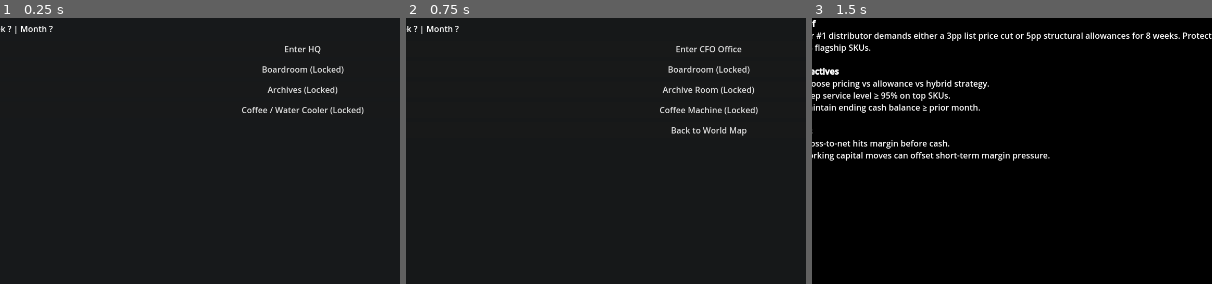
Above: before the commit, frames 1-3 (left to right).
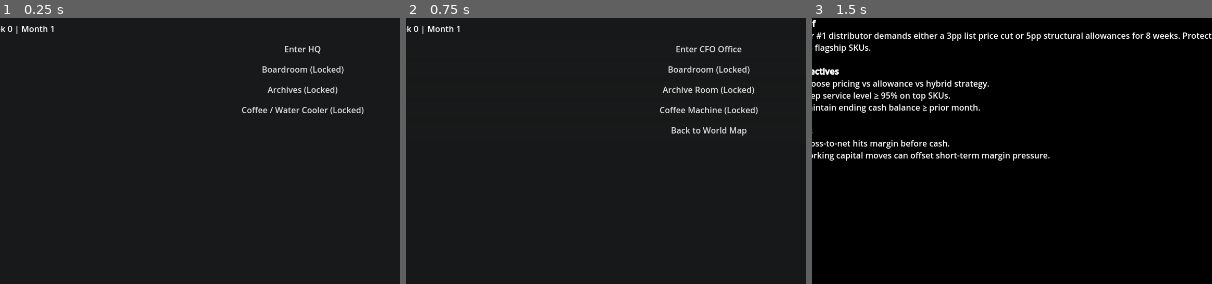
Above: after the commit, the same moments.

Repository: dopplercockpit/redline-simulator
Game: Godot game, scene res://scenes/WorldMap.tscn
Two runs of this game, one before a commit and one after it. Both use one fixed random seed, a clock stepped at 60 frames per second and the inputs below.
Inputs:
- Up to frame 1 (0.25 s): no input
- Up to frame 2 (0.75 s): click "Enter HQ" at 0.5 s
- Up to frame 3 (1.5 s): click "Enter CFO Office" at 1.25 s
The pictures show only the part of the screen within x 12-62%, y 14-64%; the shares and areas given below are measured in that part.

The runs differ from the first frame. In frame 1, 0.2% of the frame differs, in the area x 2-14%, y 3-7%; in frame 2, 0.2%; in frame 3, nothing differs.

Commit message:
Patch 3A-2

Diff:
--- a/engine/GameManager.gd
+++ b/engine/GameManager.gd
@@ -63,9 +63,18 @@
 	return {}
 
 func get_loop_snapshot() -> Dictionary:
+	var snap: Dictionary = {}
 	if _resolver:
-		return _resolver.call("get_loop_snapshot") as Dictionary
-	return {}
+		snap = _resolver.call("get_loop_snapshot") as Dictionary
+	else:
+		var loop_system := get_node_or_null("/root/LoopSystem")
+		if loop_system and loop_system.has_method("get_snapshot"):
+			snap = loop_system.call("get_snapshot") as Dictionary
+	if snap.has("week_number") and not snap.has("week"):
+		snap["week"] = snap.get("week_number")
+	if snap.has("month_number") and not snap.has("month"):
+		snap["month"] = snap.get("month_number")
+	return snap
 
 func _read_json(p: String) -> Dictionary:
 	var txt: String = FileAccess.get_file_as_string(p)
--- a/scenes/hallway.gd
+++ b/scenes/hallway.gd
@@ -10,8 +10,14 @@
 @onready var coffee_button: Button = $CanvasLayer/UIRoot/PanelContainer/VBox/Buttons/Coffee
 @onready var back_button: Button = $CanvasLayer/UIRoot/PanelContainer/VBox/Buttons/Back
 
+var _loop_system: Node = null
+
 func _ready() -> void:
+	_loop_system = get_node_or_null("/root/LoopSystem")
 	_update_status()
+	if _loop_system and _loop_system.has_signal("loop_updated"):
+		if not _loop_system.loop_updated.is_connected(_on_loop_updated):
+			_loop_system.loop_updated.connect(_on_loop_updated)
 	enter_cfo_button.pressed.connect(func() -> void: _goto("res://scenes/CFOOffice.tscn"))
 	back_button.pressed.connect(func() -> void: _goto("res://scenes/WorldMap.tscn"))
 	boardroom_button.pressed.connect(_show_locked)
@@ -19,6 +25,10 @@
 	coffee_button.pressed.connect(_show_locked)
 
 func _get_loop_snapshot() -> Dictionary:
+	if _loop_system and _loop_system.has_method("get_snapshot"):
+		var snap: Variant = _loop_system.call("get_snapshot")
+		if typeof(snap) == TYPE_DICTIONARY:
+			return snap
 	var gm := get_node_or_null("/root/GameManager")
 	if gm and gm.has_method("get_loop_snapshot"):
 		var snap: Variant = gm.call("get_loop_snapshot")
@@ -30,12 +40,19 @@
 	var snap := _get_loop_snapshot()
 	var week_text := "?"
 	var month_text := "?"
-	if snap.has("week"):
+	if snap.has("week_number"):
+		week_text = str(snap.get("week_number"))
+	elif snap.has("week"):
 		week_text = str(snap.get("week"))
-	if snap.has("month"):
+	if snap.has("month_number"):
+		month_text = str(snap.get("month_number"))
+	elif snap.has("month"):
 		month_text = str(snap.get("month"))
 	if status_label:
 		status_label.text = "Week %s | Month %s" % [week_text, month_text]
+
+func _on_loop_updated(_snapshot: Dictionary) -> void:
+	_update_status()
 
 func _show_locked() -> void:
 	if toast_label:
--- a/scenes/world_map.gd
+++ b/scenes/world_map.gd
@@ -9,14 +9,24 @@
 @onready var archives_button: Button = $CanvasLayer/UIRoot/PanelContainer/VBox/Buttons/Archives
 @onready var coffee_button: Button = $CanvasLayer/UIRoot/PanelContainer/VBox/Buttons/Coffee
 
+var _loop_system: Node = null
+
 func _ready() -> void:
+	_loop_system = get_node_or_null("/root/LoopSystem")
 	_update_status()
+	if _loop_system and _loop_system.has_signal("loop_updated"):
+		if not _loop_system.loop_updated.is_connected(_on_loop_updated):
+			_loop_system.loop_updated.connect(_on_loop_updated)
 	enter_hq_button.pressed.connect(func() -> void: _goto("res://scenes/Hallway.tscn"))
 	boardroom_button.pressed.connect(_show_locked)
 	archives_button.pressed.connect(_show_locked)
 	coffee_button.pressed.connect(_show_locked)
 
 func _get_loop_snapshot() -> Dictionary:
+	if _loop_system and _loop_system.has_method("get_snapshot"):
+		var snap: Variant = _loop_system.call("get_snapshot")
+		if typeof(snap) == TYPE_DICTIONARY:
+			return snap
 	var gm := get_node_or_null("/root/GameManager")
 	if gm and gm.has_method("get_loop_snapshot"):
 		var snap: Variant = gm.call("get_loop_snapshot")
@@ -28,12 +38,19 @@
 	var snap := _get_loop_snapshot()
 	var week_text := "?"
 	var month_text := "?"
-	if snap.has("week"):
+	if snap.has("week_number"):
+		week_text = str(snap.get("week_number"))
+	elif snap.has("week"):
 		week_text = str(snap.get("week"))
-	if snap.has("month"):
+	if snap.has("month_number"):
+		month_text = str(snap.get("month_number"))
+	elif snap.has("month"):
 		month_text = str(snap.get("month"))
 	if status_label:
 		status_label.text = "Week %s | Month %s" % [week_text, month_text]
+
+func _on_loop_updated(_snapshot: Dictionary) -> void:
+	_update_status()
 
 func _show_locked() -> void:
 	if toast_label:
